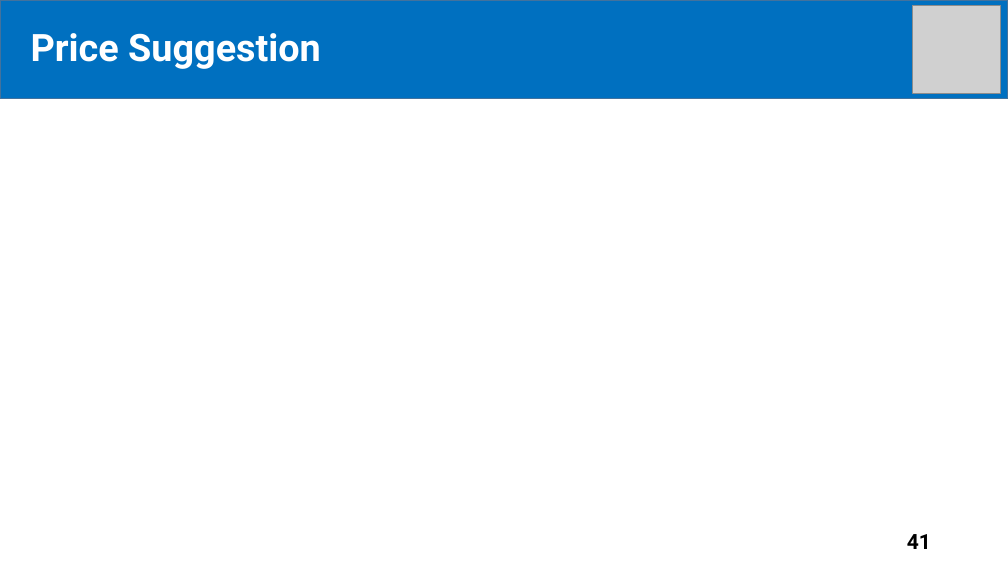
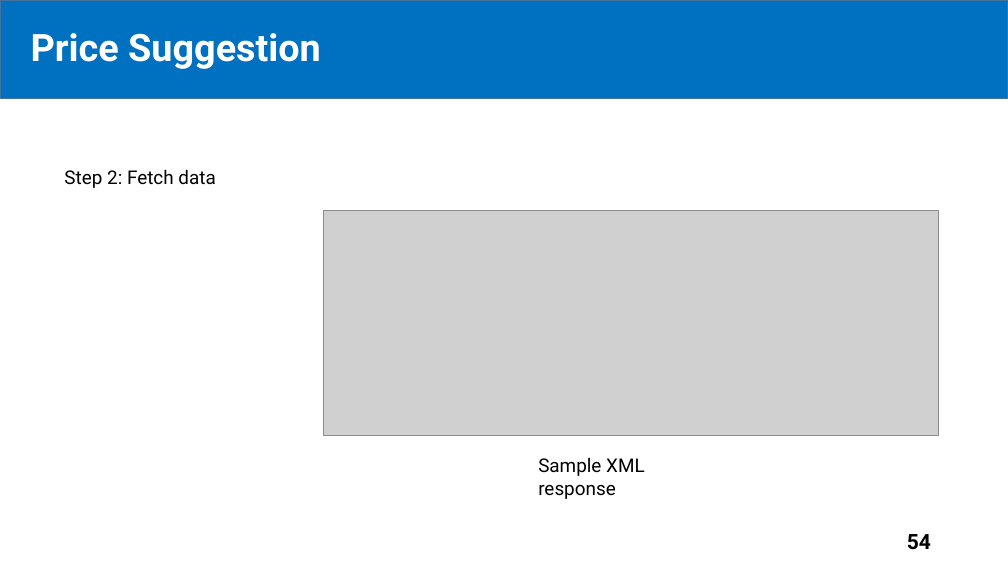
Before and after one commit to tiendan3108/CP, a slide deck: slide 54 of Source/Presentation/PreFinalPresentation.pptx (slide 41 before the commit). Drawn at 1008x567 pixels with LibreOffice and Linux fonts; fonts in the diff are those of the drawing; grey boxes stand for pictures. Boxes give left, top, right and bottom in pixels: in the first picture for what was removed or moved away, otherwise in the second. Text is boxed around its words. In the diff, an @@ line names an element or a change of style, - is before the commit and + after.

Commit message:
update slide

```diff
--- a/Source/Presentation/PreFinalPresentation.pptx
+++ b/Source/Presentation/PreFinalPresentation.pptx
@@ picture removed at bbox=[913, 5, 1000, 93] @@
@@ text added at bbox=[64, 169, 215, 188], 18 pt, text #000000 @@
+Step 2: Fetch data
@@ picture added at bbox=[324, 210, 939, 436] @@
@@ text added at bbox=[538, 458, 644, 499], 18 pt, text #000000 @@
+Sample XML response
@@ page number at bbox=[907, 534, 931, 550]: text changed @@
-41
+54
```
Also in this commit, not shown: 3 other slides changed, 27 slides added, 2 slides removed.
